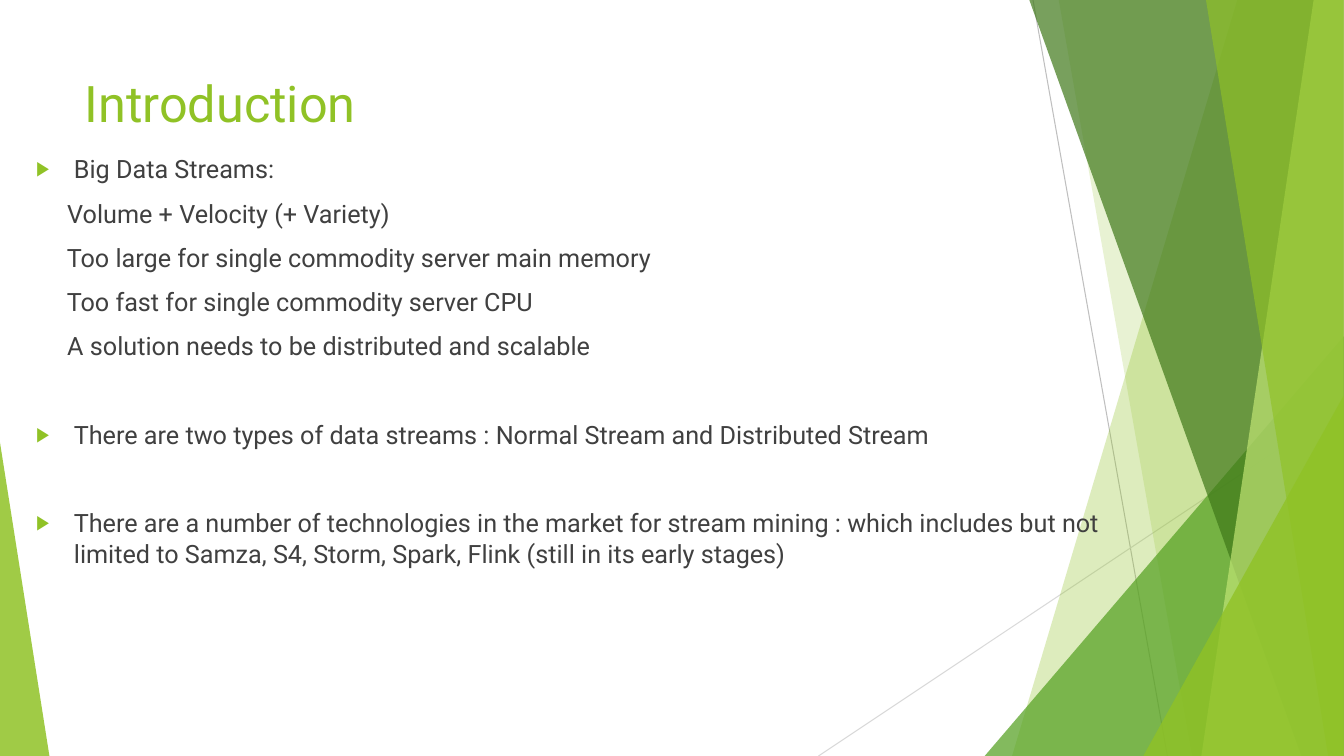
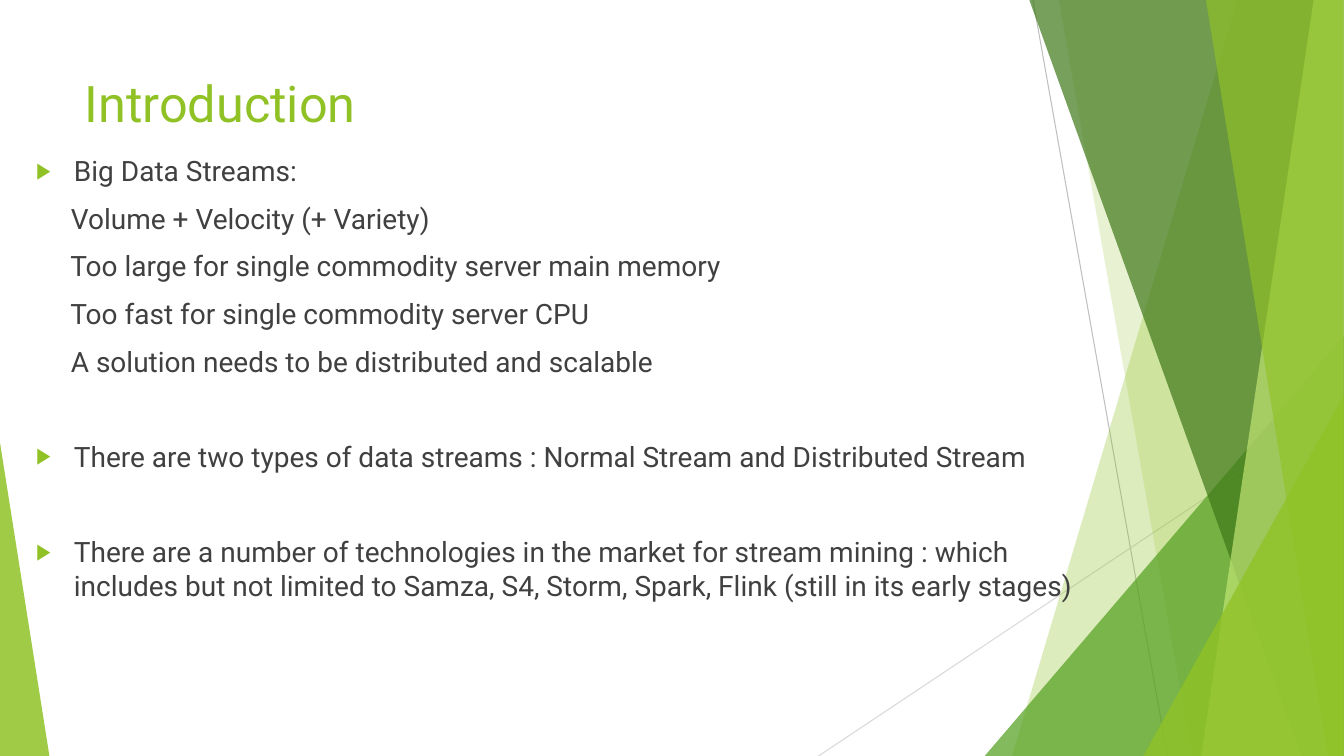
Before and after one commit to sgupta13/bigdata, a slide deck: slide 4 of Big Data Stream Mining.pptx. Drawn at 1344x756 pixels with LibreOffice and Linux fonts; fonts in the diff are those of the drawing. Boxes give left, top, right and bottom in pixels: in the first picture for what was removed or moved away, otherwise in the second. Text is boxed around its words. In the diff, an @@ line names an element or a change of style, - is before the commit and + after.

```diff
--- a/Big Data Stream Mining.pptx
+++ b/Big Data Stream Mining.pptx
@@ text "Big Data Streams:" at (70,161,1072,603): size 18 to 20 pt @@
```
Also in this commit, not shown: 4 other slides changed, 7 slides removed, 3 other files.
